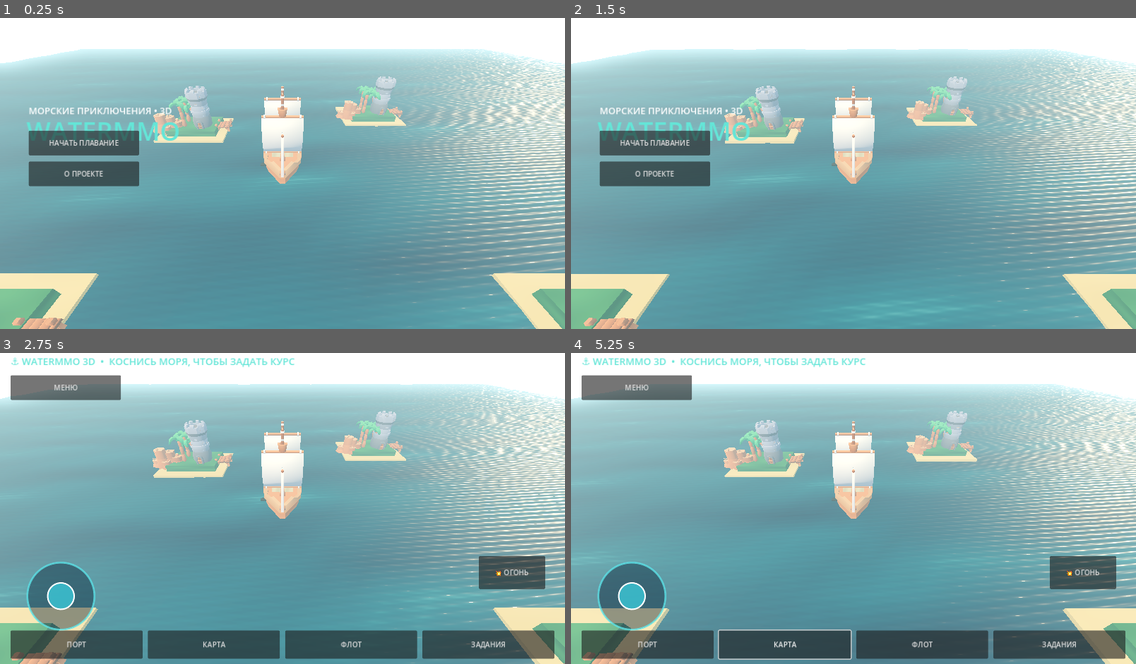
Above: before the commit, frames 1-4 (two rows, left to right).
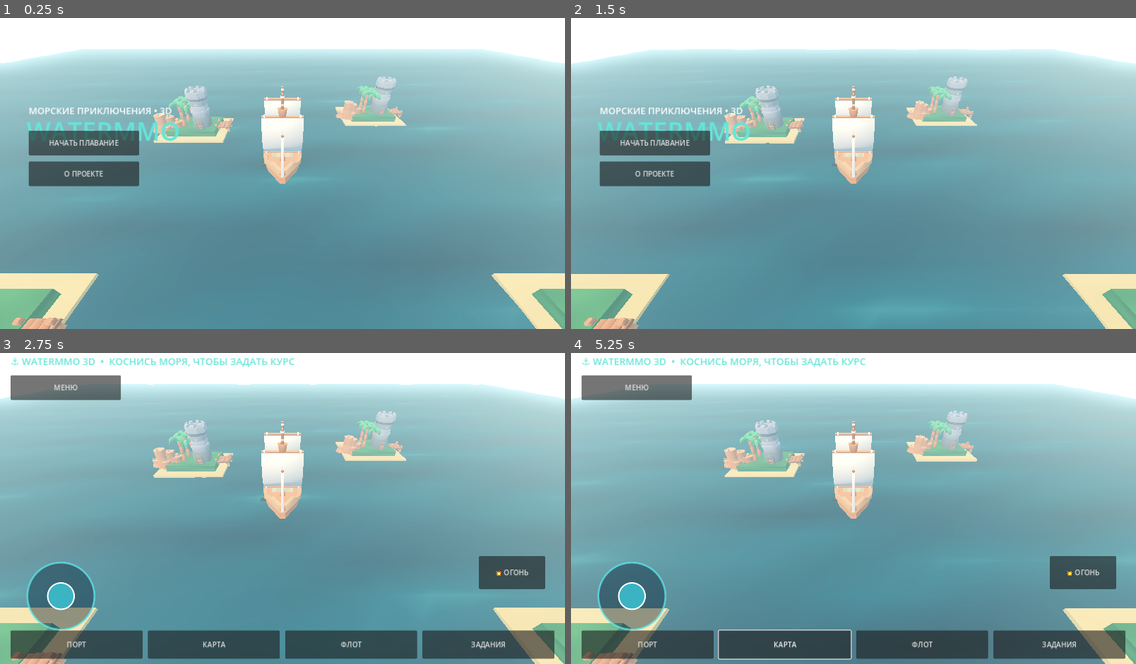
Above: after the commit, the same moments.

Repository: maillunex-lang/watermmo
Game: Godot game, scene res://scenes/main.tscn
The game is run twice, just before and just after one commit, with the same random seed, the same clock (stepped at 60 frames per second) and the same inputs.
Inputs:
- Up to frame 1 (0.25 s): no input
- Up to frame 2 (1.5 s): click "НАЧАТЬ ПЛАВАНИЕ" at 0.5 s; click "МЕНЮ" at 1.25 s
- Up to frame 3 (2.75 s): click "НАЧАТЬ ПЛАВАНИЕ" at 2 s
- Up to frame 4 (5.25 s): click "ПОРТ" at 2.75 s; click "OK" at 3.5 s; click "КАРТА" at 4.25 s; click "OK" at 5 s

The runs differ from the first frame. In frame 1, 7.8% of the frame differs, in the area x 16-100%, y 9-100%; in frame 2, 7.8%; in frame 3, 7.5%; in frame 4, 7.5%.

Commit message:
WaterMMO: textured north-wind ocean and directional cloth flutter

Diff:
--- a/shaders/ocean_mobile.gdshader
+++ b/shaders/ocean_mobile.gdshader
@@ -1,38 +1,51 @@
 shader_type spatial;
 render_mode cull_back, depth_draw_opaque, diffuse_burley, specular_schlick_ggx;
-uniform vec4 deep_color : source_color = vec4(0.018, 0.15, 0.27, 1.0);
-uniform vec4 shallow_color : source_color = vec4(0.065, 0.43, 0.52, 1.0);
+
+// North is the world-space -Z direction. Both waves and tiny ripples move north.
+uniform vec4 deep_color : source_color = vec4(0.014, 0.14, 0.25, 1.0);
+uniform vec4 shallow_color : source_color = vec4(0.054, 0.40, 0.51, 1.0);
 uniform vec4 foam_color : source_color = vec4(0.77, 0.94, 0.91, 1.0);
-uniform float wave_height : hint_range(0.0, 0.5) = 0.19;
+uniform vec4 sky_reflection : source_color = vec4(0.43, 0.69, 0.80, 1.0);
+uniform sampler2D ripple_normal : hint_normal, repeat_enable, filter_linear_mipmap;
+uniform float wave_height : hint_range(0.0, 0.5) = 0.20;
 uniform float wave_speed : hint_range(0.0, 3.0) = 0.8;
-// North is world -Z. Phase p.y + t travels toward decreasing Z.
+uniform float ripple_strength : hint_range(0.0, 1.0) = 0.52;
+
 varying float crest;
 varying vec2 sea_uv;
+
 void vertex() {
     vec2 p = VERTEX.xz;
     float t = TIME * wave_speed;
-    float a = sin(p.y * 0.42 + t);
-    float b = sin(dot(p, vec2(0.18, 0.96)) * 0.75 + t * 1.2);
-    float c = sin(dot(p, vec2(-0.27, 0.96)) * 1.25 + t * 1.55);
-    crest = (a * 0.52 + b * 0.30 + c * 0.18);
-    VERTEX.y += crest * wave_height;
+    float long_swell = sin(p.y * 0.42 + t);
+    float cross_swell = sin(dot(p, vec2(0.18, 0.96)) * 0.75 + t * 1.2);
+    float short_swell = sin(dot(p, vec2(-0.27, 0.96)) * 1.25 + t * 1.55);
+    crest = long_swell * 0.52 + cross_swell * 0.30 + short_swell * 0.18;
+    VERTEX.y += wave_height * crest;
     sea_uv = p;
 }
+
 void fragment() {
-    float t = TIME;
-    // Wind-aligned fine ripples: phase advances north (-Z).
-    float r1 = sin(sea_uv.y * 9.2 + sea_uv.x * 0.8 + t * 4.8);
-    float r2 = sin(sea_uv.y * 15.7 - sea_uv.x * 1.9 + t * 7.3);
-    float r3 = sin(sea_uv.y * 24.0 + sea_uv.x * 3.1 + t * 9.1);
-    float ripple = r1 * 0.55 + r2 * 0.30 + r3 * 0.15;
-    float v = clamp(0.48 + crest * 0.37 + ripple * 0.045, 0.0, 1.0);
-    ALBEDO = mix(deep_color.rgb, shallow_color.rgb, v);
-    float foam = smoothstep(0.69, 0.86, v) * (0.10 + max(ripple, 0.0) * 0.12);
-    ALBEDO = mix(ALBEDO, foam_color.rgb, foam);
-    vec2 slope = vec2(cos(sea_uv.y * 9.2 + sea_uv.x * 0.8 + t * 4.8) * 0.09 + cos(sea_uv.y * 15.7 - sea_uv.x * 1.9 + t * 7.3) * 0.05,
-                      cos(sea_uv.y * 9.2 + sea_uv.x * 0.8 + t * 4.8) * 0.13 + cos(sea_uv.y * 24.0 + sea_uv.x * 3.1 + t * 9.1) * 0.045);
-    NORMAL_MAP = normalize(vec3(slope.x, slope.y, 1.0));
-    NORMAL_MAP_DEPTH = 0.55;
-    ROUGHNESS = mix(0.34, 0.20, v);
-    SPECULAR = 0.65;
+    // Two scrolling samples of a small generated normal map give fine wind ripples.
+    // Increasing texture V moves the apparent ripple pattern toward -Z (north).
+    vec2 uv_large = sea_uv * 0.085 + vec2(0.011, TIME * 0.055);
+    vec2 uv_small = sea_uv * 0.31 + vec2(-0.026, TIME * 0.145);
+    vec3 normal_large = texture(ripple_normal, uv_large).xyz * 2.0 - 1.0;
+    vec3 normal_small = texture(ripple_normal, uv_small).xyz * 2.0 - 1.0;
+    vec2 detail = (normal_large.xy * 0.66 + normal_small.xy * 0.34) * ripple_strength;
+    NORMAL_MAP = normalize(vec3(detail.x, detail.y, 1.0));
+    NORMAL_MAP_DEPTH = 0.65;
+
+    float variation = normal_large.x * 0.08 + normal_small.y * 0.035;
+    float depth_mix = clamp(0.47 + crest * 0.36 + variation, 0.0, 1.0);
+    vec3 water_color = mix(deep_color.rgb, shallow_color.rgb, depth_mix);
+
+    // Mobile-friendly approximation of sky reflection: no screen-space effects.
+    float horizon = pow(1.0 - clamp(dot(normalize(NORMAL), normalize(VIEW)), 0.0, 1.0), 3.5);
+    water_color = mix(water_color, sky_reflection.rgb, horizon * 0.42);
+    float whitecaps = smoothstep(0.67, 0.83, depth_mix) *
+                     (0.08 + 0.13 * clamp(normal_small.x * 0.5 + 0.5, 0.0, 1.0));
+    ALBEDO = mix(water_color, foam_color.rgb, whitecaps);
+    ROUGHNESS = mix(0.35, 0.21, depth_mix);
+    SPECULAR = 0.62;
 }
